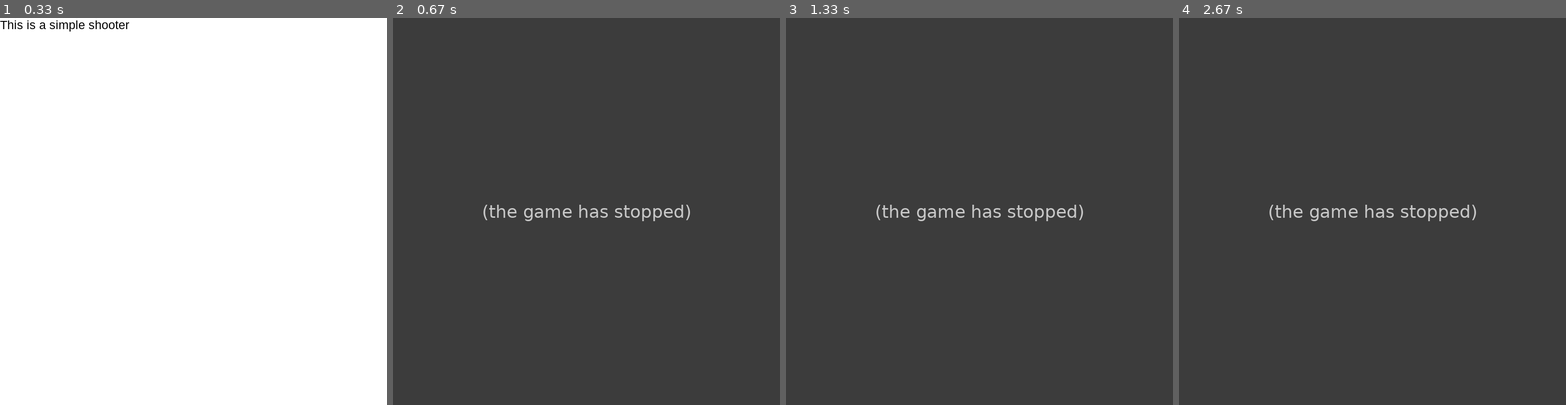
Above: before the commit, frames 1-4 (left to right).
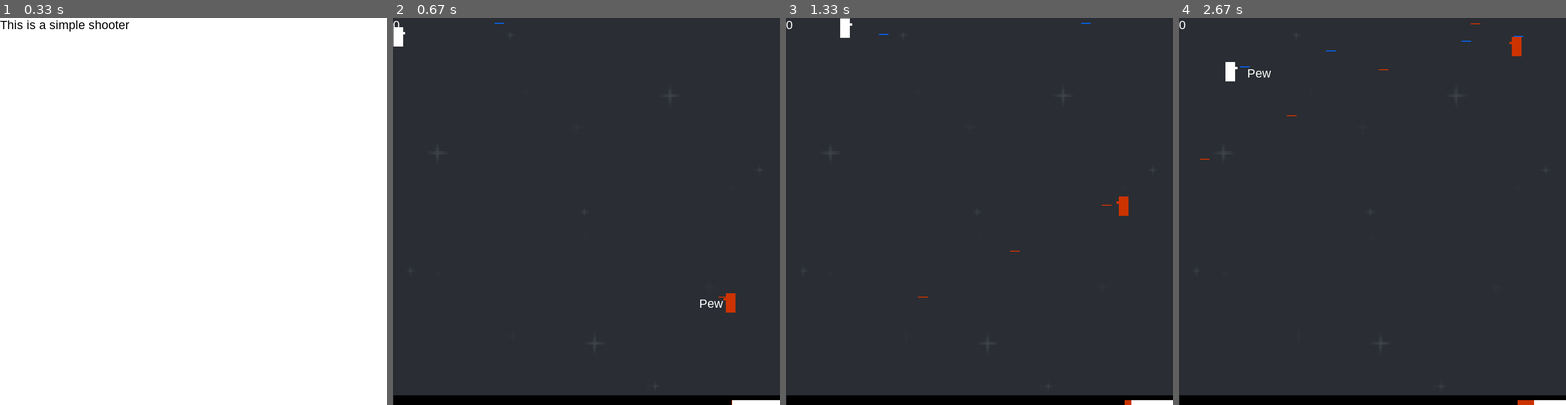
Above: after the commit, the same moments.

Repository: zwang20/SimpleShooter
Game: pygame game, started from simple_shooter.py
The game is run twice, just before and just after one commit, with the same random seed, the same clock (stepped at 60 frames per second) and the same inputs.
Inputs:
- Up to frame 1 (0.33 s): no input
- Up to frame 2 (0.67 s): tap Space at 0.33 s
- Up to frame 3 (1.33 s): hold D 0.67-1.13 s; hold W from 1.17 s (still down); tap Space at 1.23 s
- Up to frame 4 (2.67 s): release W at 1.47 s; hold D 1.5-1.97 s; tap Space at 1.57, 1.87, 2.07, 2.37, 2.63 s; hold A 2-2.53 s; hold S from 2.57 s (still down)

Frame 1 is identical in both runs. In frame 2, 3.5% of the frame differs, in the area x 0-100%, y 0-100%; in frame 3, 3.4%; in frame 4, 3.5%.
Error before the commit: AttributeError: 'NoneType' object has no attribute 'move' (simple_shooter.py line 358); the game stopped at 0.35 s (later frames are placeholders)

Commit message:
Several improvements
new smart spawn system

Diff:
--- a/simple_shooter.py
+++ b/simple_shooter.py
@@ -18,7 +18,7 @@
 sge_print(string='Loading randint')
 pygame.display.update()
 
-from random import randint
+from random import randint, choice
 
 
 sge_clear()
@@ -41,8 +41,9 @@
 
 white = (255, 255, 255)
 black = (0, 0, 0)
-red = (255, 0, 0)
-green = (0, 255, 0)
+red = (204, 51, 0)
+orange = (255, 153, 0)
+green = (51, 204, 51)
 blue = (0, 102, 255)
 grey = (40, 40, 50)
 
@@ -86,14 +87,8 @@
 pygame.display.update()
 
 game_display = pygame.display.set_mode([display_width, display_height])
-
-background_image = pygame.image.load(
-os.path.join('assets', 'background_image.png')
-)
-
-background_image = pygame.transform.scale(
-background_image, (display_width, display_height)
-)
+background_image = pygame.image.load(os.path.join('assets', 'background_image.png'))
+background_image = pygame.transform.scale(background_image, (display_width, display_height))
 
 sge_clear()
 sge_print(string='Adjusting caption')
@@ -137,13 +132,9 @@
 
     def display(self):
         if self.harmful:
-            sge_rect(
-            game_display, self.x, self.y, Bullet.length, Bullet.width, red
-            )
+            sge_rect(game_display, self.x, self.y, Bullet.length, Bullet.width, red)
         else:
-            sge_rect(
-            game_display, self.x, self.y, Bullet.length, Bullet.width, blue
-            )
+            sge_rect(game_display, self.x, self.y, Bullet.length, Bullet.width, blue)
 
     def despawn(self):
         if self.harmful:
@@ -187,48 +178,80 @@
                     bullet.despawn()
                     Player.score -= 10
 
-    def display(self):
+    def renew(self):
+        # cooldown recover
         if self.cooldown > 0:
             self.cooldown -= 1
+        # gravity
         if self.y < display_height - ground_height - Player.height:
             self.y += 1
+        # score above 0
+        if Player.score < 0:
+            Player.score = 0
+        # difficulty renew
+        if Player.score == 0:
+            Enemy.limit = 1
+        elif Player.score <= 30:
+            Enemy.limit = 2
+        elif Player.score <= 50:
+            Enemy.limit = 3
+        elif Player.score <= 70:
+            Enemy.limit = 4
+        elif Player.score <= 80:
+            Enemy.limit = 5
+        else:
+            Enemy.limit = 6
+
+    def display(self):
         sge_rect(game_display, self.x, self.y, Player.width, Player.height, white)
         sge_rect(game_display, self.x + Player.width, self.y + 10, 5, 5, white)
 
 
 class Enemy:
-    offset = 10
-    limit = 4
+    spawn_range = 500
+    limit = 2
     width = 20
     height = 40
-    family = [None for each in range(1,11)]
-
-    def __init__(self, difficulty='normal'):
+    family = []
+    _difficulty = ("normal", "hard", "hell")
+
+    def __init__(self, difficulty=None):
         self.spawn()
+        if difficulty == None:
+            difficulty = choice(Enemy._difficulty)
         if difficulty == "normal":
-            self.speed = 1
+            self.speed = randint(1, 2)
             self.fire_cooldown = 1
         elif difficulty == "hard":
-            self.speed = 3
+            self.speed = randint(2, 4)
             self.fire_cooldown = 0.5
         elif difficulty == "hell":
-            self.speed = 5
+            self.speed = randint(4, 7)
             self.fire_cooldown = 0.3
-        else:
+        elif difficulty == "dummy":
             self.speed = 0
-            self.fire_cooldown = 1
+            self.fire_cooldown = 99999
+        self.difficulty = difficulty
         self.dir = "up"
         self.fire_timer = time.time()
         self.spawn_protect = time.time()
         Enemy.family.append(self)
 
     def spawn(self):
-        self.x = display_width - Enemy.width - Enemy.offset
+        self.x = randint(Enemy.spawn_range, display_width - Enemy.width)
         self.y = randint(0, display_height - ground_height - Enemy.height)
 
     def display(self):
-        sge_rect(game_display, self.x, self.y, Enemy.width, Enemy.height, white)
-        sge_rect(game_display, self.x - 5, self.y + 10, 5, 5, white)
+        if self.difficulty == "normal":
+            color = green
+        elif self.difficulty == "hard":
+            color = orange
+        elif self.difficulty == "hell":
+            color = red
+        elif self.difficulty == "dummy":
+            color = white
+        sge_rect(game_display, self.x, self.y, Enemy.width, Enemy.height, color)
+        sge_rect(game_display, self.x - 5, self.y + 10, 5, 5, color)
 
     def move(self): # this now contains enemy ai
         self.y += self.speed if self.dir == "down" else -self.speed
@@ -248,7 +271,12 @@
                 if time.time() - self.spawn_protect > 1:
                     self.despawn()
                     bullet.despawn()
-                    Player.score += 10
+                    if self.difficulty == "normal":
+                        Player.score += 10
+                    elif self.difficulty == "hard":
+                        Player.score += 15
+                    elif self.difficulty == "hell":
+                        Player.score += 20
                 else:
                     sge_print(game_display,
                               "spawn protection",
@@ -261,9 +289,8 @@
             Enemy.family.remove(self)
 
     def smart_spawn():
-        if len(Enemy.family) < Enemy.limit:
-            Enemy.offset += 30
-            Enemy("hard")
+        while len(Enemy.family) < Enemy.limit:
+            Enemy()
 
 
 def ss_init():
@@ -293,7 +320,7 @@
         # sge_clear(game_display)
         game_display.blit(background_image, (0,0))
         sge_print(string='Paused', colour = white)
-        sge_print(string = 'To unpause press x',y=30, colour = white)
+        sge_print(string = 'To unpause press keyboard "X"',y=30, colour = white)
         pygame.display.update()
         keys = pygame.key.get_pressed()
         if keys[pygame.K_x]:
@@ -336,36 +363,41 @@
                 pygame.quit()
                 quit()
             if keys[pygame.K_w]:  # Up
-                player.move(0, -4)
+                player.move(0, -6)
             if keys[pygame.K_d]:  # Right
-                player.move(3, 0)
+                player.move(4, 0)
             if keys[pygame.K_a]:  # Left
-                player.move(-3, 0)
+                player.move(-4, 0)
             if keys[pygame.K_s]:  # Down
-                player.move(0, 2)
+                player.move(0, 3)
             if keys[pygame.K_SPACE]:  # Fire
                 player.fire()
             if keys[pygame.K_p]:  # Pause
                 ss_pause()
 
+            # CALCULATIONS
+            for enemy in Enemy.family:
+                enemy.move()
+                enemy.get_hit()
+                enemy.fire()
+
+            for bullet in Bullet.good + Bullet.bad:
+                bullet.move()
+
+            player.get_hit()
+            player.renew()
+
             Enemy.smart_spawn()
 
             # DISPLAY
             sge_rect(game_display, 700, 790, 100, 10, white)
             sge_rect(game_display, 700, 790, player.cooldown, 10, red)
+            sge_print(game_display, Player.score, colour=white)
 
             for enemy in Enemy.family:
-                enemy.move()
-                enemy.get_hit()
                 enemy.display()
-                enemy.fire()
-
             for bullet in Bullet.good + Bullet.bad:
                 bullet.display()
-                bullet.move()
-
-            sge_print(game_display, Player.score, colour=white)
-            player.get_hit()
             player.display()
 
             pygame.display.update()
